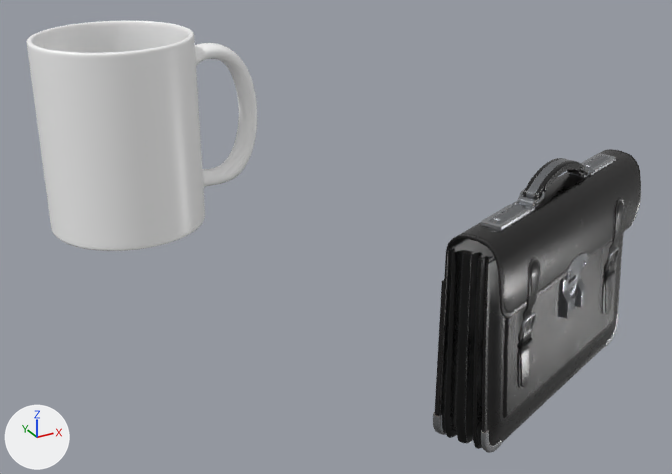
An edit to the glTF model frontend/public/mascot/props/vest.glb, drawn before and after from the same camera.
The view is the same before and after, from a 50 mm camera at (-0.182, -0.76, 0.223) aimed at (0.181, -0.101, -0.106). Every picture has the same lights, and +X, +Y and +Z are marked at lower left. The picture after the commit comes second. Where no turn or scale is listed for an object, it has been applied to the vertices.

Objects in the first picture: 'anchor_body', 'anchor_neg'.
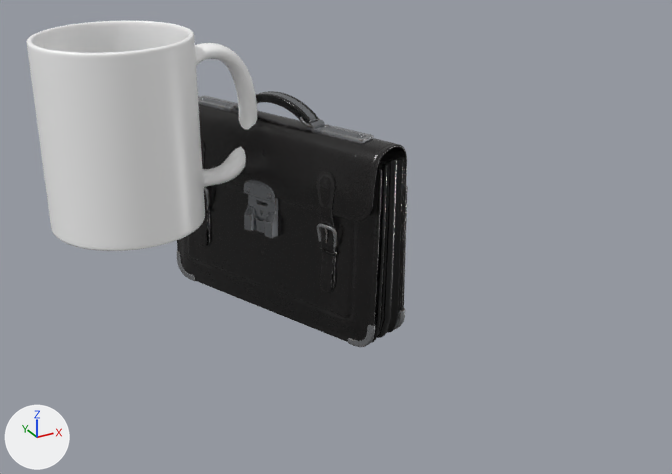
The newer file is also rescaled (x0.8), turned or shifted as a whole; pictures and numbers use the older file's frame.

Location of each change, [x1, y1, x2, y2] in pixels of the pictures (672 x 474 px):
'anchor_pos', added
    after: [177, 91, 408, 347]
'anchor_body', deleted
    before: [433, 149, 641, 453]

What the commit changed:
Mesh me_props_pos is new.
It has 19689 vertices, 39085 faces and spans x -0.063..0.063, y -0.111..0.111, z -0.177..0.005.
It uses material mat_m_briefcase.
Object 'anchor_body' (ob_anchor_body) is deleted.
Object 'anchor_pos' (ob_anchor_pos) is new; it shows me_props_pos.
Its location is (0.1175, -0.1203, 0.03).
